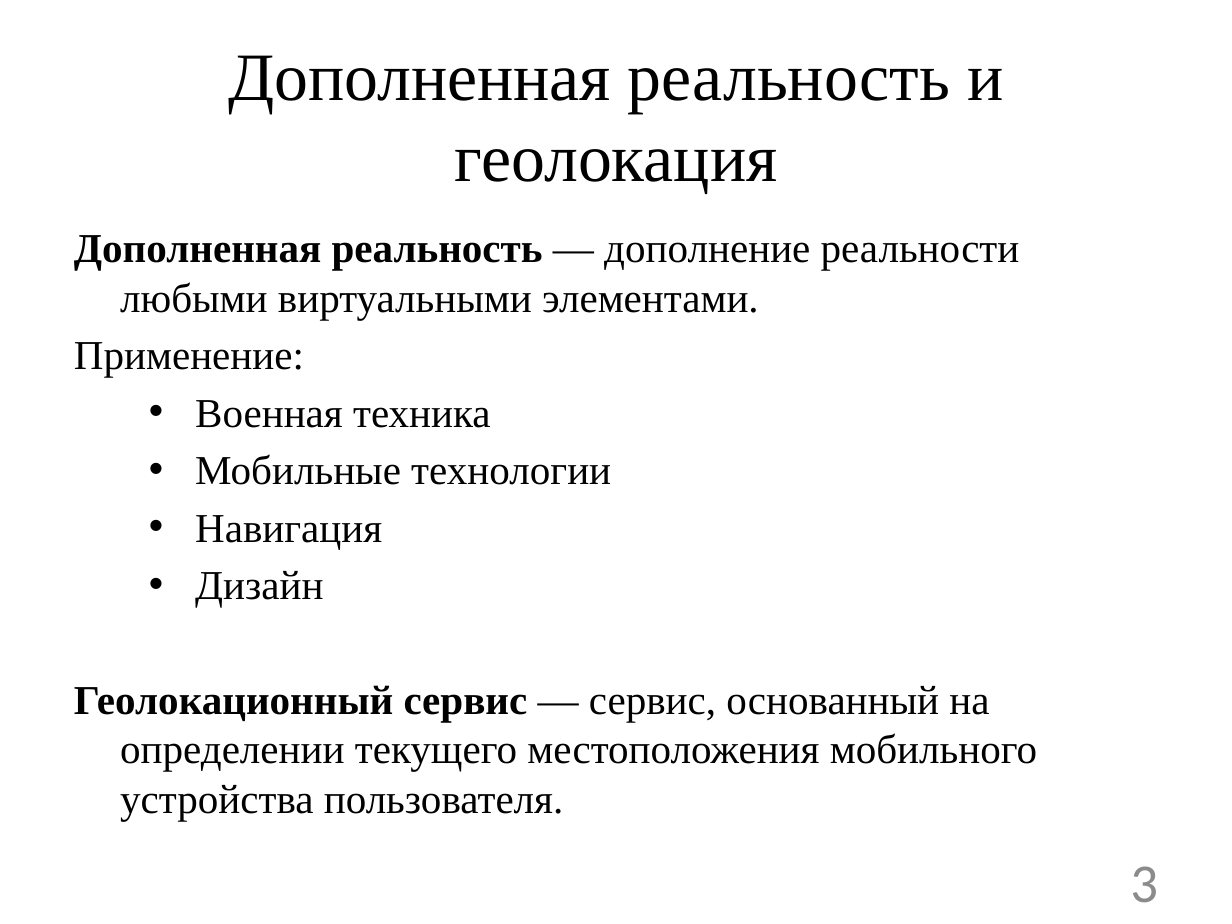
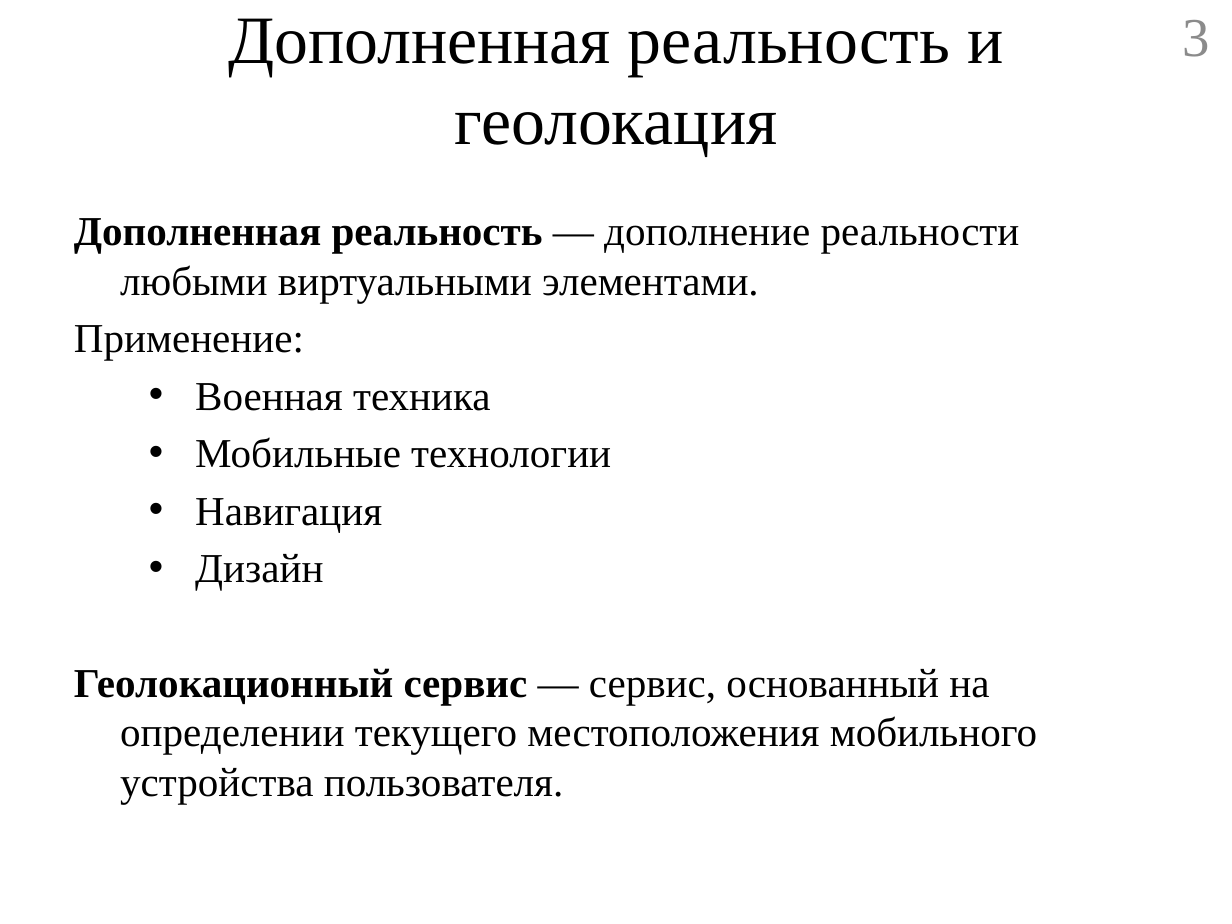
Before and after one commit to geo2tag/geocube, a slide deck: slide 3 of Диплом презентация.pptx. Drawn at 1232x924 pixels with LibreOffice and Linux fonts; fonts in the diff are those of the drawing. Boxes give left, top, right and bottom in pixels: in the first picture for what was removed or moved away, otherwise in the second. Text is boxed around its words. In the diff, an @@ line names an element or a change of style, - is before the commit and + after.

```diff
--- a/Диплом презентация.pptx
+++ b/Диплом презентация.pptx
@@ title "Дополненная реальность и геолокация": place and size @@
-title "Дополненная реальность и геолокация" at <box>228,55,1003,194</box>
+title "Дополненная реальность и геолокация" at <box>228,18,1003,157</box>
@@ page number: place and size @@
-page number at <box>1130,866,1158,903</box>
+page number at <box>1183,20,1210,57</box>
@@ page number at <box>1183,20,1210,57</box>: font Calibri to Times New Roman @@
@@ text "Дополненная реальность — дополнение реальности ...": place and size @@
-text "Дополненная реальность — дополнение реальности ..." at <box>74,235,1037,820</box>
+text "Дополненная реальность — дополнение реальности ..." at <box>74,218,1037,804</box>
```
Also in this commit, not shown: 12 other slides changed, 1 slide added, 3 slides removed, 1 other file.
